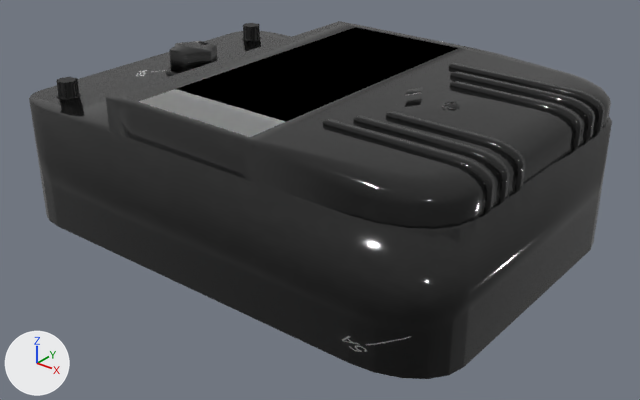
Two versions of the glTF model ampermetras.glb, one commit apart.
Camera for both pictures: a 50 mm lens placed at (3.01, -4.08, 2.7), pointed at (-0.32, 0.08, 0.12). Every picture has the same lights, and +X, +Y and +Z are marked at lower left. Where no turn or scale is listed for an object, it has been applied to the vertices. Vertices at the same position are counted once.
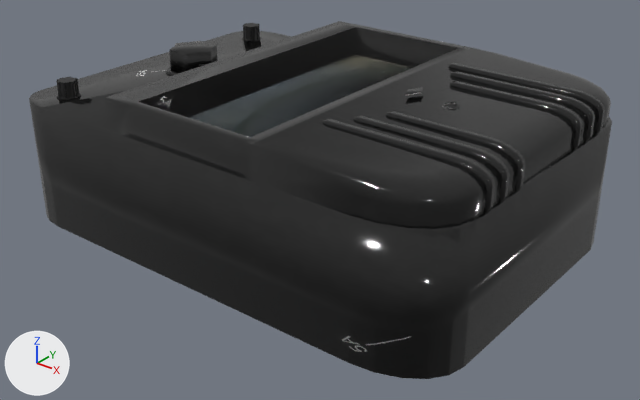
Boxes (x1, y1, x2, y2) around the edits, measured in the pictures (640 x 400 px; the box of a moved part takes in the faces that stretch with it):
```json
{"object": "Cube", "change": "surface changed", "before": [42, 25, 565, 204], "after": [42, 25, 565, 204]}
{"part": 1, "of": "me_cube", "change": "moved or reshaped", "before": [244, 23, 260, 39], "after": [244, 23, 260, 39]}
{"part": 2, "of": "me_cube", "change": "moved or reshaped", "before": [56, 77, 79, 97], "after": [56, 77, 79, 97]}
```

Edits to the scene script, one JSON object a line:
```json
{"op": "set", "path": "mat_material.metallic", "old": "1.0", "new": "0.0"}
{"op": "set", "path": "mat_material.alpha", "old": "1.0", "new": "0.3"}
{"block": "me_cube", "where": "me_cube.from_pydata(...)  # 1000 vertices, 1814 faces; spans x -1.65..1.65, y -1.16..1.16, z -0.13..0.98"}
{"block": "me_cube", "where": "# used by ob_cube; location = (-0.437, 0.178, 0.0)"}
{"block": "me_cube", "change": "me_cube part 1: 12 vertices moved within x -1.46..-1.36, y 0.84..0.96, z 0.71..0.85"}
{"block": "me_cube", "change": "me_cube part 2: 8 vertices moved within x -1.45..-1.36, y -0.96..-0.84, z 0.71..0.85"}
```
